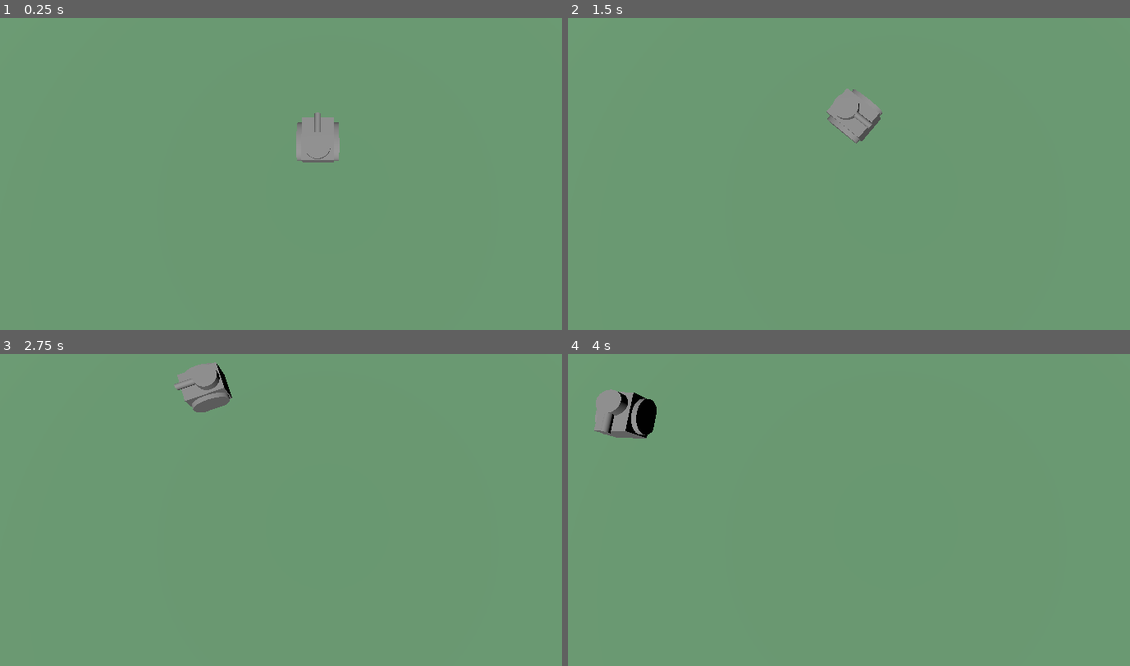
Above: before the commit, frames 1-4 (two rows, left to right).
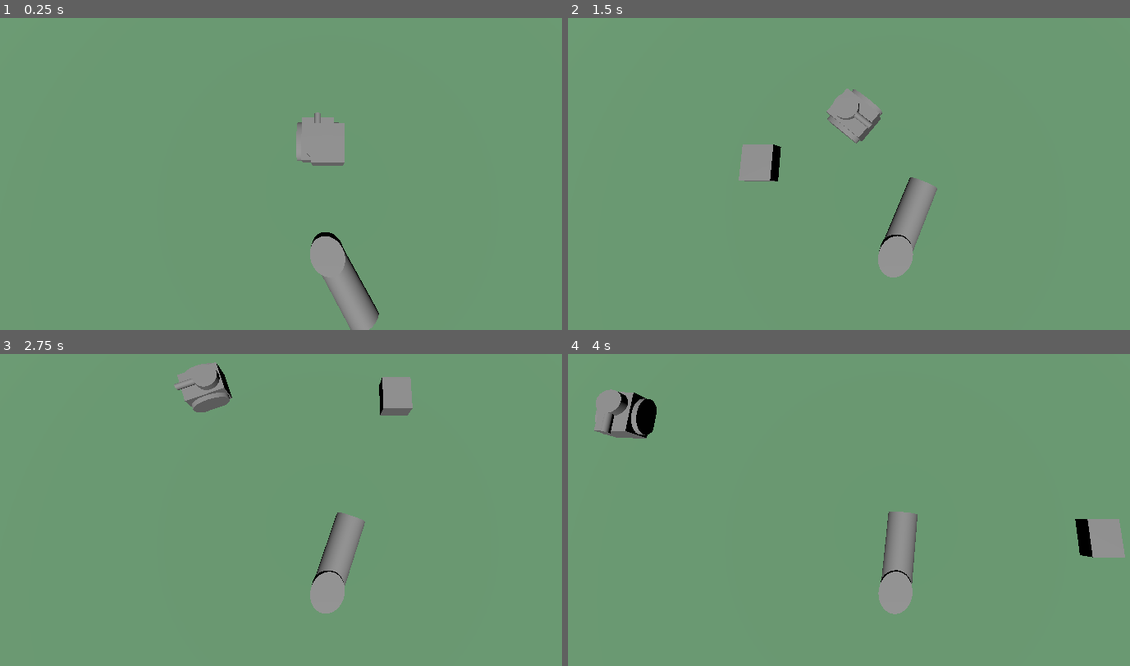
Above: after the commit, the same moments.

Repository: Skeleray/Tonks
Game: Godot game, scene res://MainTestScene.tscn
Two runs of this game, one before a commit and one after it. Both use one fixed random seed, a clock stepped at 60 frames per second and the inputs below.
Inputs (mouse positions are in pixels of both pictures, inside the frame that each line leads up to):
- Up to frame 1 (0.25 s): no input
- Up to frame 2 (1.5 s): tap Enter (ui_accept) at 0.5, 0.77 s; move the mouse to (1040, 127) at 0.52 s; hold D (right) 0.53-1.28 s; move the mouse to (764, 164) at 1.27 s; hold S (backward) from 1.28 s (still down)
- Up to frame 3 (2.75 s): tap Enter (ui_accept) at 1.52 s; move the mouse to (393, 400) at 2.02 s; release S (backward) at 2.03 s; hold D (right) from 2.03 s (still down)
- Up to frame 4 (4 s): move the mouse to (860, 556) at 2.77 s; release D (right) at 2.78 s; hold W (forward) 2.78-3.53 s; tap Enter (ui_accept) at 3.02, 3.77 s; move the mouse to (1090, 538) at 3.52 s; hold A (left) from 3.53 s (still down)

The runs differ from the first frame. In frame 1, 2.1% of the frame differs, in the area x 55-68%, y 33-100%; in frame 2, 2.5%; in frame 3, 2.4%; in frame 4, 2.7%, in the area x 55-100%, y 50-84%.

Commit message:
added take head that look at mouse

Diff:
--- /dev/null
+++ b/Character/TankHead.tscn
@@ -0,0 +1,20 @@
+[gd_scene load_steps=4 format=3 uid="uid://brknc5konq6ak"]
+
+[ext_resource type="Script" path="res://Character/tank_head.gd" id="1_6e5qn"]
+
+[sub_resource type="CylinderMesh" id="CylinderMesh_bgjw1"]
+
+[sub_resource type="CylinderMesh" id="CylinderMesh_4mu1e"]
+
+[node name="TankHead" type="Node3D"]
+transform = Transform3D(0.719909, 0, 0, 0, 0.761143, 0, 0, 0, 0.846271, 0, 0, 0)
+script = ExtResource("1_6e5qn")
+
+[node name="MeshInstance3D" type="MeshInstance3D" parent="."]
+transform = Transform3D(1, 0, 0, 0, 0.694551, 0, 0, 0, 1, 0, 0, 0)
+mesh = SubResource("CylinderMesh_bgjw1")
+
+[node name="MeshInstance3D2" type="MeshInstance3D" parent="MeshInstance3D"]
+transform = Transform3D(0.999633, 0.0247627, -0.0158274, -0.0102625, -0.0294333, -1.43908, -0.0250743, 0.99926, -0.041996, 0, 0, 1)
+mesh = SubResource("CylinderMesh_4mu1e")
+skeleton = NodePath("../..")
--- /dev/null
+++ b/Character/tank_head.gd
@@ -0,0 +1,46 @@
+extends Node3D
+
+@export var rotation_speed:float
+@export var mesh : MeshInstance3D
+# Called when the node enters the scene tree for the first time.
+func _ready() -> void:
+	pass # Replace with function body.
+
+
+
+# Called every frame. 'delta' is the elapsed time since the previous frame.
+func _process(delta: float) -> void:
+	var viewPort := get_viewport()
+	var mouse_position := viewPort.get_mouse_position()
+	var camera :=  viewPort.get_camera_3d()
+
+
+	var origin := camera.project_ray_origin(mouse_position)
+	var direction := camera.project_ray_normal(mouse_position)
+
+	var ray_lengt := camera.far
+	var end := origin + direction * ray_lengt;
+
+	var space_state := get_world_3d().direct_space_state
+	var query := PhysicsRayQueryParameters3D.create(origin,end)
+	var result := space_state.intersect_ray(query)
+	var mouse_position_world: Vector3
+	if not result.is_empty() :
+			mouse_position_world = result["position"]
+			mesh.global_position = mouse_position_world
+			var current_tank_position := position
+			var target_delta :=  mouse_position_world - current_tank_position
+			var forward := basis.z
+
+			var forward_angle_radians := atan2(forward.x,forward.z)
+			var target_angle_radians := atan2(target_delta.x, target_delta.z)
+			print_debug(target_angle_radians)
+			var new_angle := rotate_toward(forward_angle_radians,target_angle_radians,rotation_speed * delta)
+			rotation.y = new_angle
+
+
+
+	pass
+
+func _physics_process(delta: float) -> void:
+	pass
--- a/MainTestScene.tscn
+++ b/MainTestScene.tscn
@@ -1,6 +1,7 @@
-[gd_scene load_steps=5 format=3 uid="uid://bsihik7j0mfaa"]
+[gd_scene load_steps=7 format=3 uid="uid://bsihik7j0mfaa"]
 
 [ext_resource type="PackedScene" uid="uid://de7mc0keiimy4" path="res://Character/Player.tscn" id="1_8qc77"]
+[ext_resource type="PackedScene" uid="uid://brknc5konq6ak" path="res://Character/TankHead.tscn" id="2_dmj2s"]
 
 [sub_resource type="PlaneMesh" id="PlaneMesh_nan84"]
 
@@ -9,6 +10,8 @@
 
 [sub_resource type="BoxShape3D" id="BoxShape3D_ijess"]
 size = Vector3(20, 1, 20)
+
+[sub_resource type="BoxMesh" id="BoxMesh_xdat7"]
 
 [node name="Node3D" type="Node3D"]
 
@@ -32,3 +35,13 @@
 
 [node name="Player" parent="." instance=ExtResource("1_8qc77")]
 transform = Transform3D(1, 0, 0, 0, 1, 0, 0, 0, 1, -0.232438, 0.226787, -0.0160939)
+
+[node name="MeshInstance3D2" type="MeshInstance3D" parent="."]
+transform = Transform3D(0.719909, 0, 0, 0, 0.761143, 0, 0, 0, 0.846271, -0.00503969, -0.0230223, 2.5328)
+mesh = SubResource("BoxMesh_xdat7")
+skeleton = NodePath("../TankHead")
+
+[node name="TankHead" parent="." node_paths=PackedStringArray("mesh") instance=ExtResource("2_dmj2s")]
+transform = Transform3D(0.719909, 0, 0, 0, 0.761143, 0, 0, 0, 0.846271, -0.00503969, -0.0230223, 2.5328)
+rotation_speed = 2.0
+mesh = NodePath("../MeshInstance3D2")
Not shown, changed: README.md
